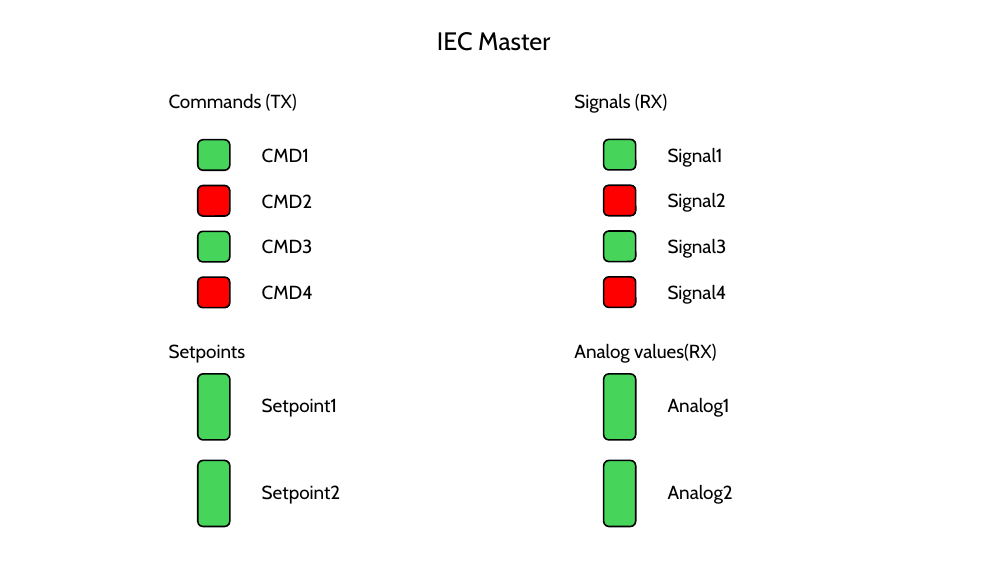
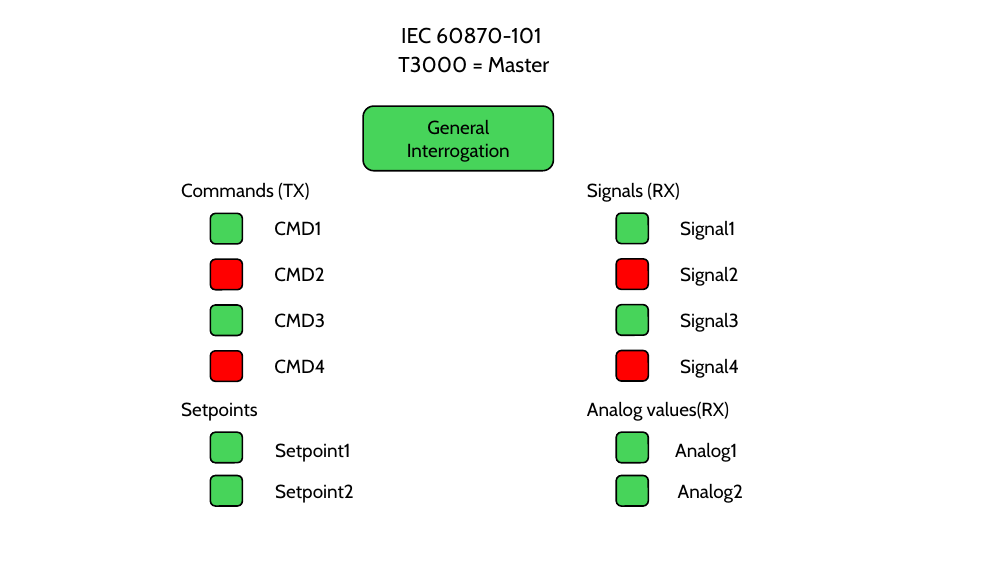
Before and after one commit to unddef/StreamPacketizer, a slide deck: slide 1 of GUI.pptx. Drawn at 1008x567 pixels with LibreOffice and Linux fonts; fonts in the diff are those of the drawing. Boxes give left, top, right and bottom in pixels: in the first picture for what was removed or moved away, otherwise in the second. Text is boxed around its words. In the diff, an @@ line names an element or a change of style, - is before the commit and + after.

```diff
--- a/GUI.pptx
+++ b/GUI.pptx
@@ subtitle at (398, 27, 549, 73): text changed; size 24 to 20.4 pt @@
-IEC Master
+IEC 60870-101
+T3000 = Master
@@ rounded rectangle added at (363, 106, 554, 171), fill #47D45A, outline #000000 1.5 pt, 18 pt, text #000000 @@
+General Interrogation
@@ text "Commands (TX)": place and size @@
-text "Commands (TX)" at (169, 93, 297, 111)
+text "Commands (TX)" at (181, 182, 309, 200)
@@ text "Signals (RX)": place and size @@
-text "Signals (RX)" at (574, 93, 667, 113)
+text "Signals (RX)" at (587, 182, 679, 202)
@@ 8 texts, 4 rounded rectangles: place and size @@
-8 texts, 4 rounded rectangles at (262, 139, 727, 307)
+8 texts, 4 rounded rectangles at (274, 213, 739, 381)
@@ 4 rounded rectangles: place and size @@
-4 rounded rectangles at (198, 140, 230, 308)
+4 rounded rectangles at (210, 213, 242, 381)
@@ text "Setpoints": place and size @@
-text "Setpoints" at (169, 344, 246, 363)
+text "Setpoints" at (181, 402, 258, 421)
@@ text "Analog values(RX)": place and size @@
-text "Analog values(RX)" at (574, 343, 716, 363)
+text "Analog values(RX)" at (587, 401, 729, 421)
@@ rounded rectangle: place and size @@
-rounded rectangle at (198, 374, 230, 439)
+rounded rectangle at (210, 433, 242, 463)
@@ text "Setpoint1": place and size @@
-text "Setpoint1" at (262, 398, 337, 417)
+text "Setpoint1" at (275, 443, 350, 462)
@@ rounded rectangle: place and size @@
-rounded rectangle at (603, 374, 635, 439)
+rounded rectangle at (616, 433, 648, 463)
@@ text "Analog1": place and size @@
-text "Analog1" at (668, 397, 730, 417)
+text "Analog1" at (675, 442, 737, 462)
@@ rounded rectangle: place and size @@
-rounded rectangle at (198, 461, 230, 526)
+rounded rectangle at (210, 476, 242, 506)
@@ text "Setpoint2": place and size @@
-text "Setpoint2" at (262, 485, 341, 504)
+text "Setpoint2" at (275, 484, 354, 503)
@@ rounded rectangle: place and size @@
-rounded rectangle at (603, 461, 635, 526)
+rounded rectangle at (616, 476, 648, 506)
@@ text "Analog2": place and size @@
-text "Analog2" at (668, 484, 733, 504)
+text "Analog2" at (678, 483, 743, 503)
```
Also in this commit, not shown: 2 other files.
